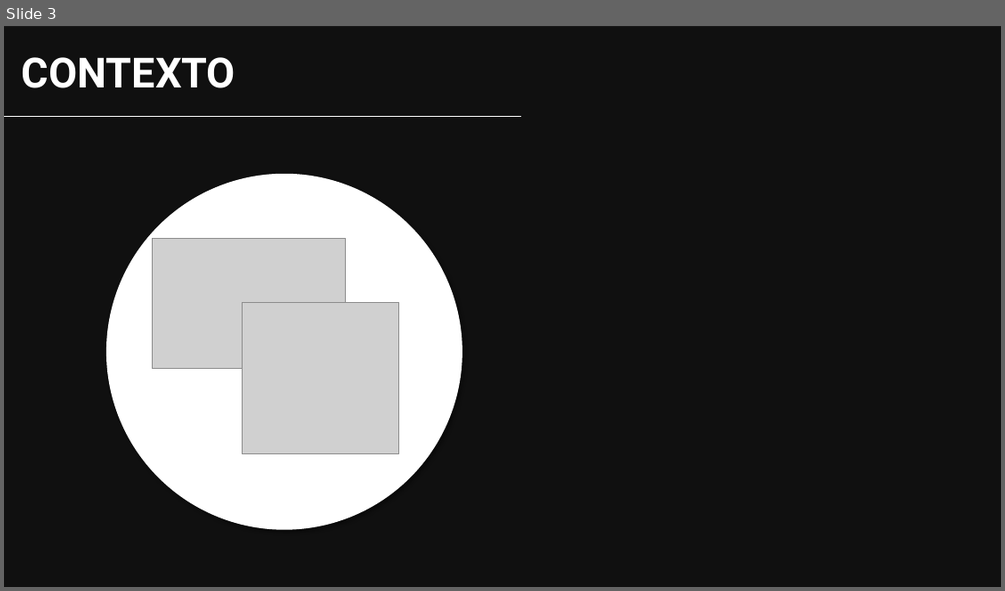
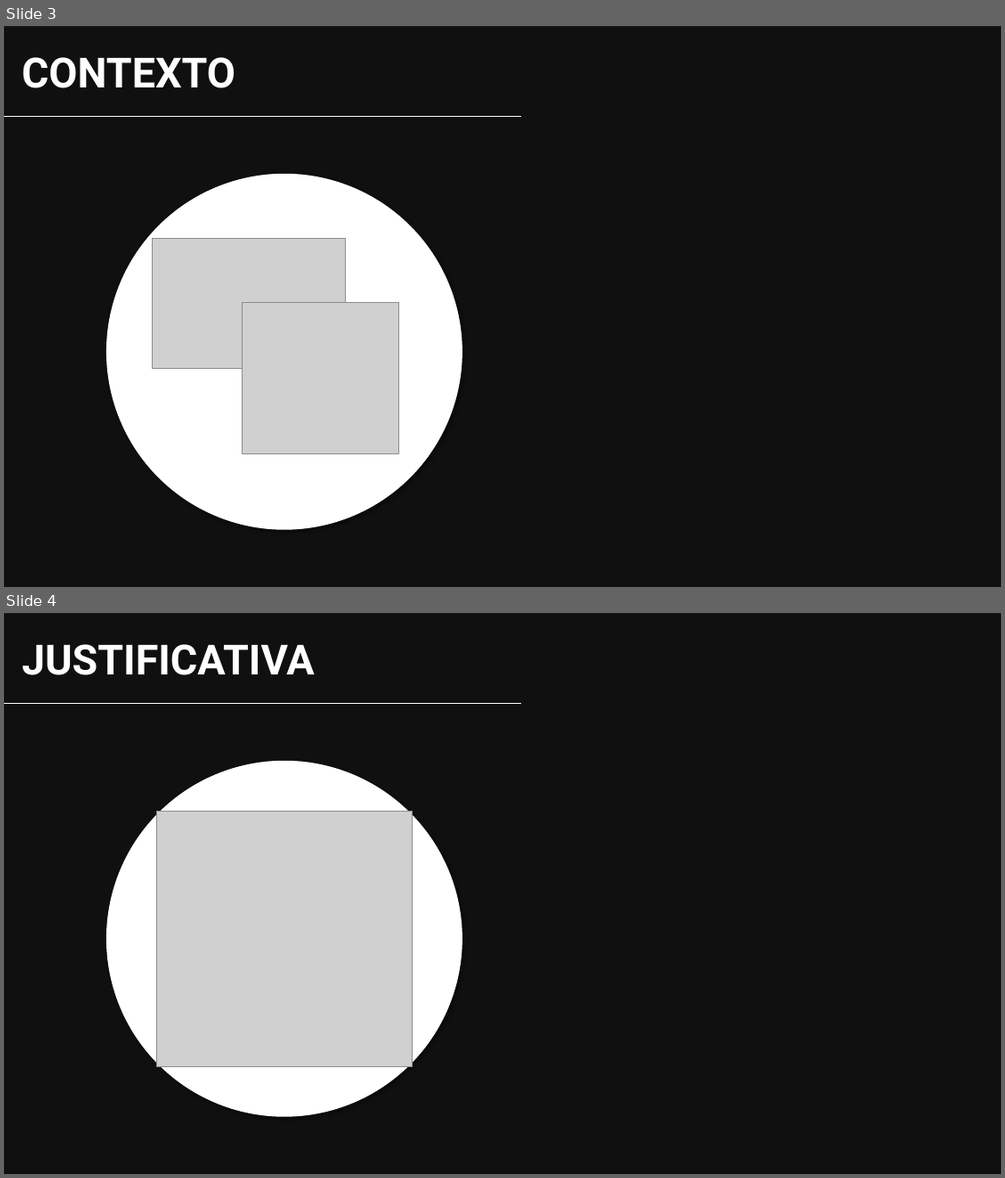
Before and after one commit to YudiG12/grupo-bandtec, a slide deck: Apresentação/inSensor.pptx. Shown one above the other, each under a label of ours: slide 3 before the commit, slides 3 and 4 after it. The pictures are 1005x591 and 1005x1178 pixels, drawn with LibreOffice and Linux fonts; fonts in the diff are those of the drawing; grey boxes stand for pictures; background and template pictures are left out; a plain dark background stands for a picture behind light text. Boxes give left, top, right and bottom in pixels: in the first picture for what was removed or moved away, otherwise in the second. Text is boxed around its words. In the diff, an @@ line names an element or a change of style, - is before the commit and + after.

```diff
--- a/Apresentação/inSensor.pptx
+++ b/Apresentação/inSensor.pptx
@@ slide 4 added at bbox=[4, 613, 1001, 1174], background picture (left out) @@
@@ rectangle added at bbox=[4, 614, 1001, 1174], fill #0D0D0D at 87% opacity @@
@@ text added at bbox=[22, 644, 315, 675], 40 pt, text #FFFFFF, bold @@
+JUSTIFICATIVA
@@ line added from (4, 704) to (521, 704), #FFFFFF 0.5 pt @@
@@ ellipse added at bbox=[106, 761, 462, 1116], fill #FFFFFF @@
@@ picture added at bbox=[156, 811, 413, 1067] @@
```
Also in this commit, not shown: 1 other slide added, 1 other file.
